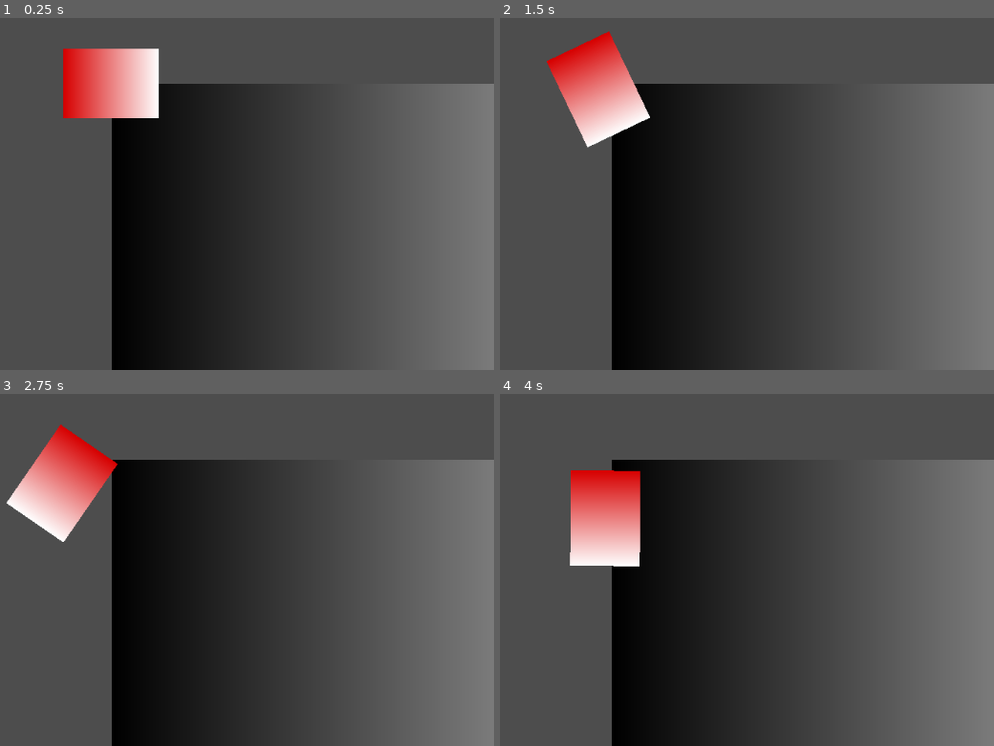
Above: before the commit, frames 1-4 (two rows, left to right).
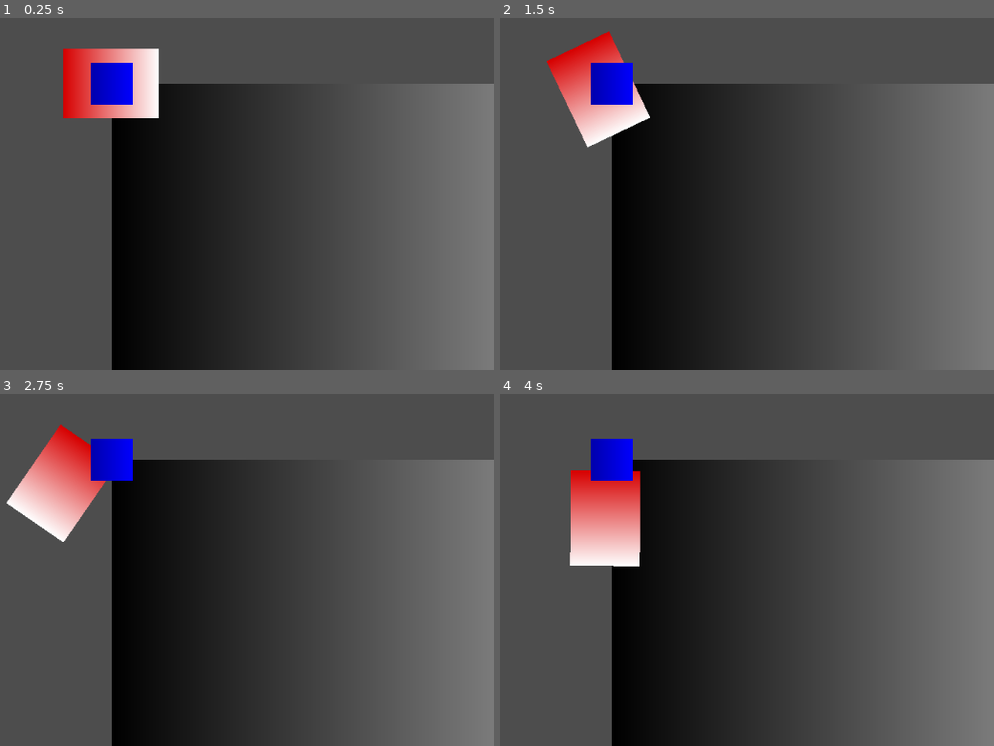
Above: after the commit, the same moments.

Repository: malceore/LD57
Game: Godot game, scene res://scenes/stealth_game/stealth_game.tscn
Same seed, same stepped clock (60 frames per second), same inputs: the game is played once before the commit and once after it. The project has no main scene, so this scene is started directly.
Inputs:
- Up to frame 1 (0.25 s): no input
- Up to frame 2 (1.5 s): tap Enter at 0.5 s; hold Right (right) 0.53-1.28 s; hold S (down) from 1.28 s (still down)
- Up to frame 3 (2.75 s): release S (down) at 2.03 s; hold Right (right) from 2.03 s (still down)
- Up to frame 4 (4 s): release Right (right) at 2.78 s; hold W (up) 2.78-3.53 s; hold Left (left) from 3.53 s (still down)

The runs differ from the first frame. In frame 1, 1.0% of the frame differs, in the area x 18-27%, y 12-25%; in frame 2, 1.0%; in frame 3, 1.0%; in frame 4, 1.0%.

Commit message:
added dive spots and ship collision for them

Diff:
--- a/project.godot
+++ b/project.godot
@@ -49,3 +49,8 @@
 , Object(InputEventKey,"resource_local_to_scene":false,"resource_name":"","device":-1,"window_id":0,"alt_pressed":false …(186 unchanged characters)…
 ]
 }
+dive={
+"deadzone": 0.2,
+"events": [Object(InputEventKey,"resource_local_to_scene":false,"resource_name":"","device":-1,"window_id":0,"alt_pressed":false,"shift_pressed":false,"ctrl_pressed":false,"meta_pressed":false,"pressed":false,"keycode":0,"physical_keycode":69,"key_label":0,"unicode":101,"location":0,"echo":false,"script":null)
+]
+}
--- /dev/null
+++ b/scenes/stealth_game/dive_spot/dive_spot.gd
@@ -0,0 +1,10 @@
+extends Area2D
+
+@export var location = "divespot1"
+
+func _on_body_entered(body: Node2D) -> void:
+	if(body.has_method("entered_area")):
+		body.entered_area(self)
+func _on_body_exited(body: Node2D) -> void:
+	if(body.has_method("exited_area")):
+		body.exited_area(self)
--- /dev/null
+++ b/scenes/stealth_game/dive_spot/dive_spot.tscn
@@ -0,0 +1,26 @@
+[gd_scene load_steps=5 format=3 uid="uid://cwmb2opl1itpl"]
+
+[ext_resource type="Script" uid="uid://bnpbriyc44r2k" path="res://scenes/stealth_game/dive_spot/dive_spot.gd" id="1_3lwl4"]
+
+[sub_resource type="CircleShape2D" id="CircleShape2D_ipj4b"]
+radius = 30.0
+
+[sub_resource type="Gradient" id="Gradient_ipj4b"]
+colors = PackedColorArray(0, 0, 0.678431, 1, 0, 0, 1, 1)
+
+[sub_resource type="GradientTexture1D" id="GradientTexture1D_3lwl4"]
+gradient = SubResource("Gradient_ipj4b")
+
+[node name="dive_spot" type="Area2D"]
+script = ExtResource("1_3lwl4")
+
+[node name="CollisionShape2D" type="CollisionShape2D" parent="."]
+shape = SubResource("CircleShape2D_ipj4b")
+
+[node name="Sprite2D" type="Sprite2D" parent="."]
+position = Vector2(0, 1.96695e-06)
+scale = Vector2(0.21875, 56)
+texture = SubResource("GradientTexture1D_3lwl4")
+
+[connection signal="body_entered" from="." to="." method="_on_body_entered"]
+[connection signal="body_exited" from="." to="." method="_on_body_exited"]
--- a/scenes/stealth_game/ship.gd
+++ b/scenes/stealth_game/ship.gd
@@ -1,4 +1,6 @@
 extends CharacterBody2D
+
+var current_area = null
 
 var speed = 100.0
 var rotation_speed = 1.5
@@ -22,3 +24,13 @@
 	velocity = move_direction.normalized() * speed
 
 	move_and_slide()
+
+func entered_area(area):
+	current_area = area
+	print(current_area)
+
+func exited_area(area):
+	if(area != current_area):
+		return
+	current_area = null
+	print(current_area)
--- a/scenes/stealth_game/stealth_game.tscn
+++ b/scenes/stealth_game/stealth_game.tscn
@@ -1,6 +1,7 @@
-[gd_scene load_steps=7 format=3 uid="uid://xs8r6aue3u88"]
+[gd_scene load_steps=8 format=3 uid="uid://xs8r6aue3u88"]
 
 [ext_resource type="Script" uid="uid://dnb62oawbfrqq" path="res://scenes/stealth_game/ship.gd" id="1_7o2pb"]
+[ext_resource type="PackedScene" uid="uid://cwmb2opl1itpl" path="res://scenes/stealth_game/dive_spot/dive_spot.tscn" id="2_hikq7"]
 
 [sub_resource type="Gradient" id="Gradient_tlene"]
 
@@ -37,3 +38,5 @@
 
 [node name="CollisionShape2D" type="CollisionShape2D" parent="ship"]
 shape = SubResource("RectangleShape2D_7o2pb")
+
+[node name="dive_spot" parent="." instance=ExtResource("2_hikq7")]
Not shown, added: scenes/stealth_game/dive_spot/dive_spot.gd.uid
